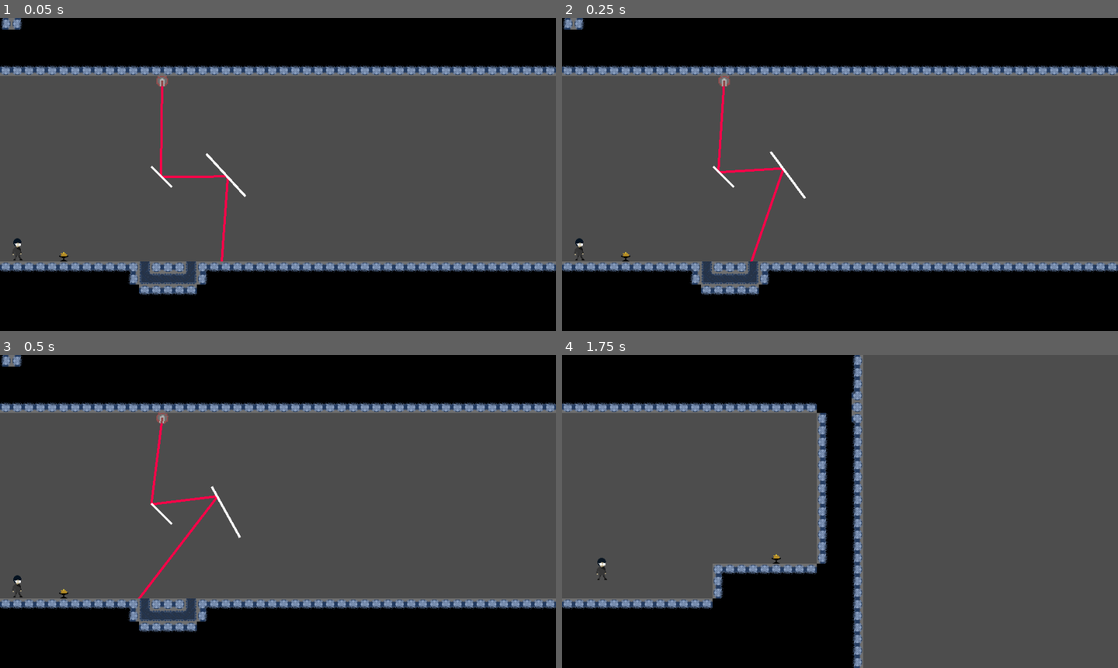
Above: before the commit, frames 1-4 (two rows, left to right).
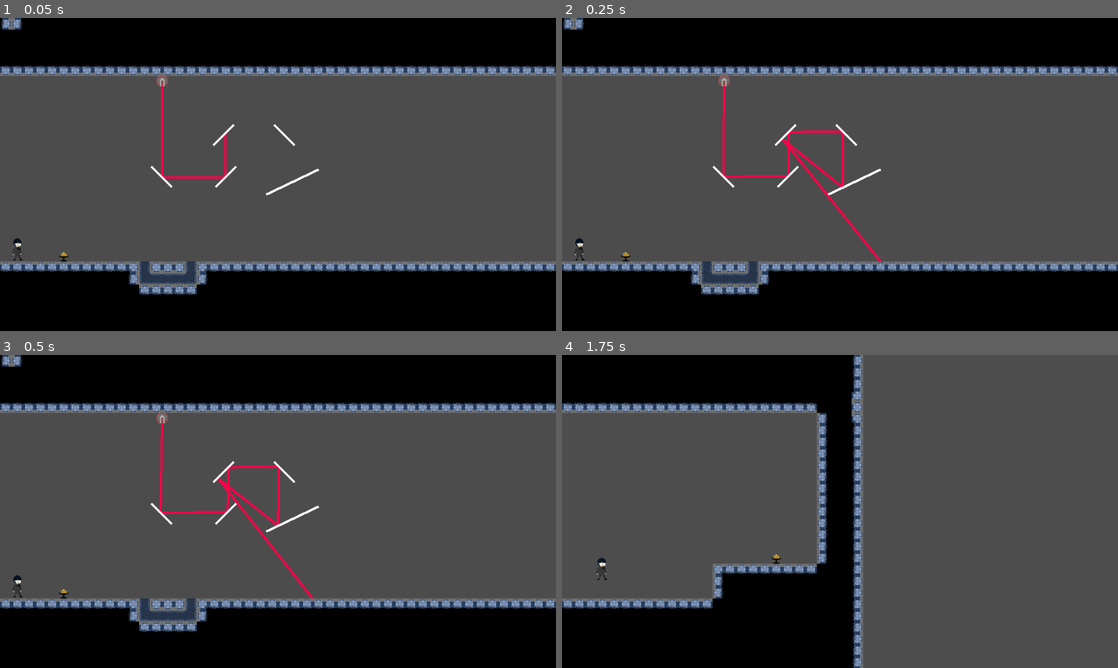
Above: after the commit, the same moments.

Repository: enderpyy/loop
Game: Godot game, scene res://scenes/map.tscn
The game is run twice, just before and just after one commit, with the same random seed, the same clock (stepped at 60 frames per second) and the same inputs.
Inputs (mouse positions are in pixels of both pictures, inside the frame that each line leads up to):
- Up to frame 1 (0.05 s): no input
- Up to frame 2 (0.25 s): no input
- Up to frame 3 (0.5 s): no input
- Up to frame 4 (1.75 s): move the mouse to (962, 495) at 0.52 s; hold D (move_right) from 0.53 s (still down); click (962, 495) at 0.6 s; tap Space (jump) at 0.77, 1.52 s; move the mouse to (728, 527) at 1.27 s; click (728, 527) at 1.35 s

The runs differ from the first frame. In frame 1, 0.7% of the frame differs, in the area x 28-58%, y 27-78%; in frame 2, 1.4%; in frame 3, 1.5%, in the area x 24-58%, y 18-78%; in frame 4, nothing differs.
Error after the commit: Attempt to call function 'has_method' in base 'null instance' on a null instance. (res://laser_beam.gd:30)

Commit message:
beam crazy beam crazy

Diff:
--- a/scenes/levels/level_1.tscn
+++ b/scenes/levels/level_1.tscn
@@ -227,12 +227,29 @@
 width = 50
 
 [node name="mirror2" parent="." instance=ExtResource("5_2y5yt")]
-position = Vector2(390, 271)
-rotation = 0.809833
-gravity_scale = 0.0
-angular_velocity = 0.523599
+position = Vector2(390, 274)
+rotation = -0.785398
+gravity_scale = 0.0
 angular_damp_mode = 1
-width = 100
+width = 50
+
+[node name="mirror3" parent="." instance=ExtResource("5_2y5yt")]
+position = Vector2(386, 202)
+rotation = -0.785398
+gravity_scale = 0.0
+width = 50
 
 [node name="beam" parent="." instance=ExtResource("6_2os1m")]
 position = Vector2(280, 110)
+
+[node name="mirror4" parent="." instance=ExtResource("5_2y5yt")]
+position = Vector2(491, 202)
+rotation = 0.785398
+gravity_scale = 0.0
+width = 50
+
+[node name="mirror5" parent="." instance=ExtResource("5_2y5yt")]
+position = Vector2(505, 283)
+rotation = -0.445059
+gravity_scale = 0.0
+width = 100
--- a/scripts/beam.gd
+++ b/scripts/beam.gd
@@ -15,5 +15,5 @@
 var t = 0.0
 func _process(delta: float) -> void:
 	t += delta
-	self.rotation_degrees = 90 + 15*sin(t)
+	self.rotation_degrees = 90 + 2*sin(t)
 	global_vars.counter = 0
